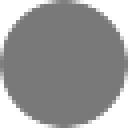
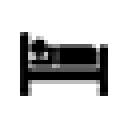
Comparing the layer stacks of the two 128 × 128 images. Changes:
showed "hotel" over [20, 32, 108, 96]
hid "undefined" over [0, 0, 128, 128]
